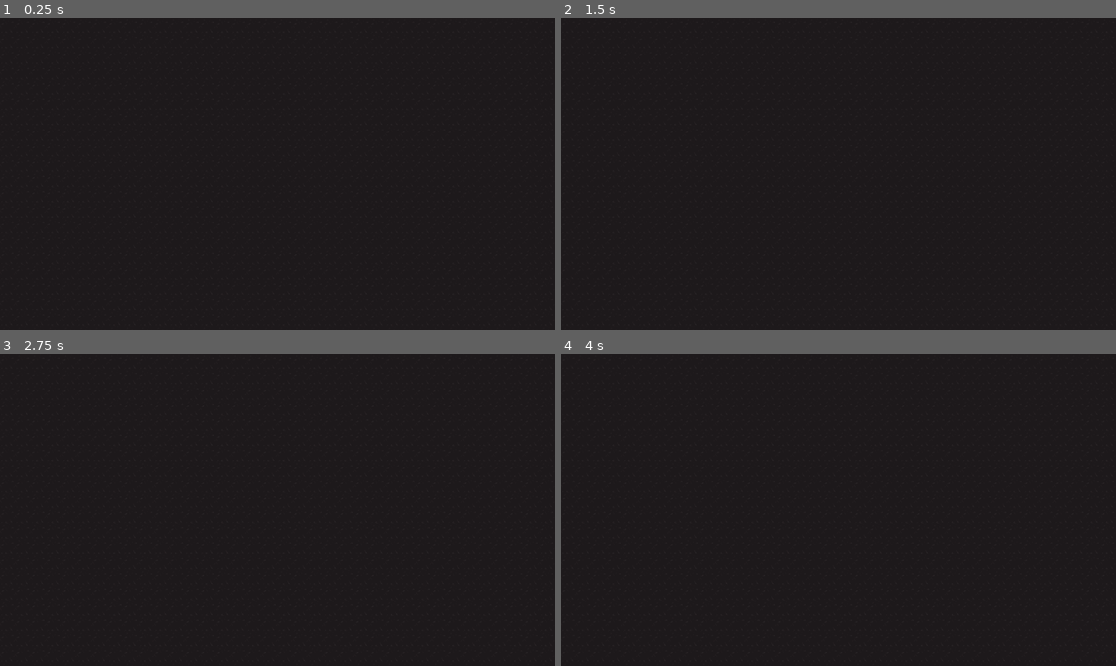
Above: before the commit, frames 1-4 (two rows, left to right).
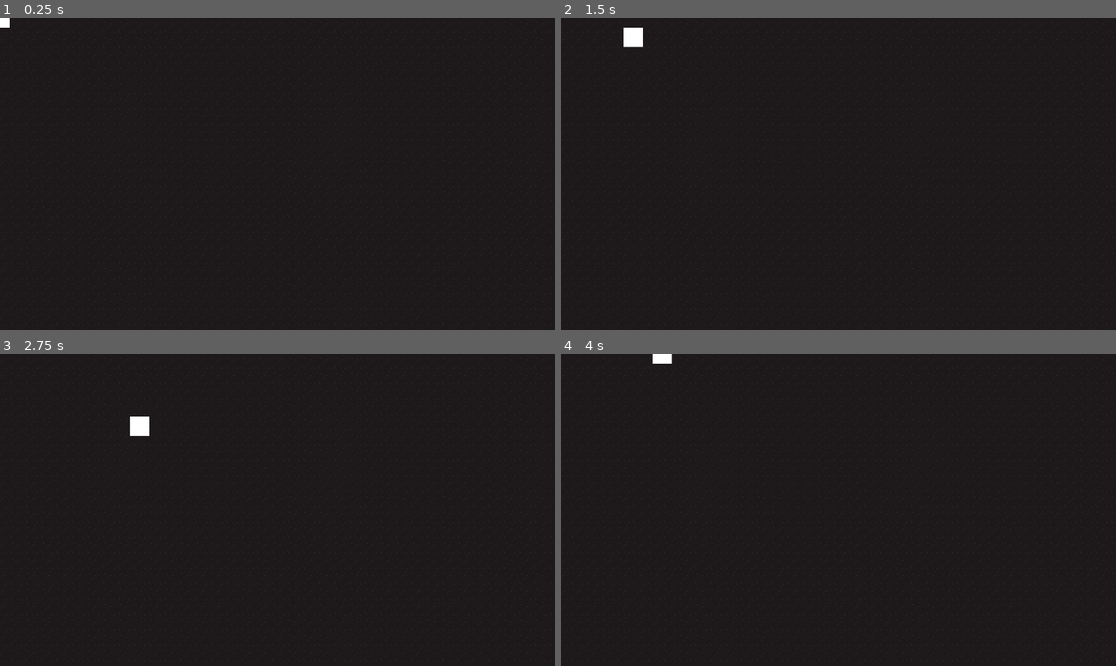
Above: after the commit, the same moments.

Repository: ErellueM/endless-dusk
Game: Godot game, scene res://maps/map_1.tscn
Same seed, same stepped clock (60 frames per second), same inputs: the game is played once before the commit and once after it.
Inputs:
- Up to frame 1 (0.25 s): no input
- Up to frame 2 (1.5 s): tap Enter at 0.5 s; hold Right (ui_right) 0.53-1.28 s; hold Down (ui_down) from 1.28 s (still down)
- Up to frame 3 (2.75 s): release Down (ui_down) at 2.03 s; hold Right (ui_right) from 2.03 s (still down)
- Up to frame 4 (4 s): release Right (ui_right) at 2.78 s; hold Up (ui_up) 2.78-3.53 s; hold Left (ui_left) from 3.53 s (still down)

The runs differ from the first frame. In frame 1, less than 0.1% of the frame differs, in the area x 0-2%, y 0-4%; in frame 2, 0.2%, in the area x 11-15%, y 3-10%; in frame 3, 0.2%; in frame 4, 0.1%.

Commit message:
Add soundeffect and characters texture files

Diff:
--- a/maps/map_1.tscn
+++ b/maps/map_1.tscn
@@ -1,6 +1,7 @@
-[gd_scene load_steps=6 format=4 uid="uid://coyy300hfesg2"]
+[gd_scene load_steps=7 format=4 uid="uid://coyy300hfesg2"]
 
 [ext_resource type="Texture2D" uid="uid://4uyrq35kk1gj" path="res://assets/art/mapTilesets/mainlevbuild.png" id="1_p5fey"]
+[ext_resource type="PackedScene" uid="uid://c0mcgac7knbxt" path="res://main/entities/player.tscn" id="2_bbd8t"]
 
 [sub_resource type="TileSetAtlasSource" id="TileSetAtlasSource_p5fey"]
 texture = ExtResource("1_p5fey")
@@ -1103,3 +1104,5 @@
 tile_map_data = PackedByteArray("AAAoABcAAAAXAA0AAAAoABYAAAAXAA0AAAAoABUAAAAXAA0AAAAoABQAAAAXAA0AAAAoABMAAAAXAA0AAAAoAB …(21728 unchanged characters)…
 tile_set = SubResource("TileSet_bbd8t")
 rendering_quadrant_size = 32
+
+[node name="Player" parent="." instance=ExtResource("2_bbd8t")]
Binary file added: assets/art/characters/Tiny RPG Character Asset Pack v1.03 -Free Soldier&Orc/Arrow(Projectile)/Arrow01(100x100).png
Binary file added: assets/art/characters/Tiny RPG Character Asset Pack v1.03 -Free Soldier&Orc/Arrow(Projectile)/Arrow01(32x32).png
Binary file added: assets/art/characters/Tiny RPG Character Asset Pack v1.03 -Free Soldier&Orc/Aseprite file/Orc.aseprite
Binary file added: assets/art/characters/Tiny RPG Character Asset Pack v1.03 -Free Soldier&Orc/Aseprite file/Soldier.aseprite
Binary file added: assets/art/characters/Tiny RPG Character Asset Pack v1.03 -Free Soldier&Orc/Characters(100x100)/Orc/Orc with shadows/Orc-Attack01.png
Binary file added: assets/art/characters/Tiny RPG Character Asset Pack v1.03 -Free Soldier&Orc/Characters(100x100)/Orc/Orc with shadows/Orc-Attack02.png
Binary file added: assets/art/characters/Tiny RPG Character Asset Pack v1.03 -Free Soldier&Orc/Characters(100x100)/Orc/Orc with shadows/Orc-Death.png
Binary file added: assets/art/characters/Tiny RPG Character Asset Pack v1.03 -Free Soldier&Orc/Characters(100x100)/Orc/Orc with shadows/Orc-Hurt.png
Binary file added: assets/art/characters/Tiny RPG Character Asset Pack v1.03 -Free Soldier&Orc/Characters(100x100)/Orc/Orc with shadows/Orc-Idle.png
Binary file added: assets/art/characters/Tiny RPG Character Asset Pack v1.03 -Free Soldier&Orc/Characters(100x100)/Orc/Orc with shadows/Orc-Walk.png
Binary file added: assets/art/characters/Tiny RPG Character Asset Pack v1.03 -Free Soldier&Orc/Characters(100x100)/Orc/Orc with shadows/Orc.png
Binary file added: assets/art/characters/Tiny RPG Character Asset Pack v1.03 -Free Soldier&Orc/Characters(100x100)/Orc/Orc(Split Effects)/Orc-attack01_Effect.png
(and 49 more such lines)
